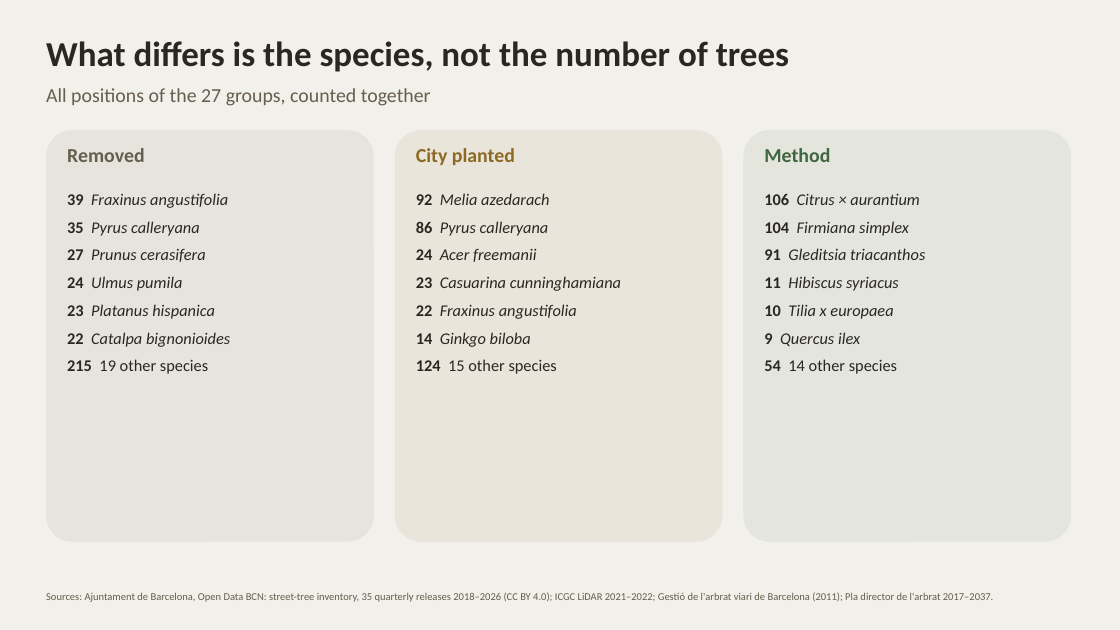
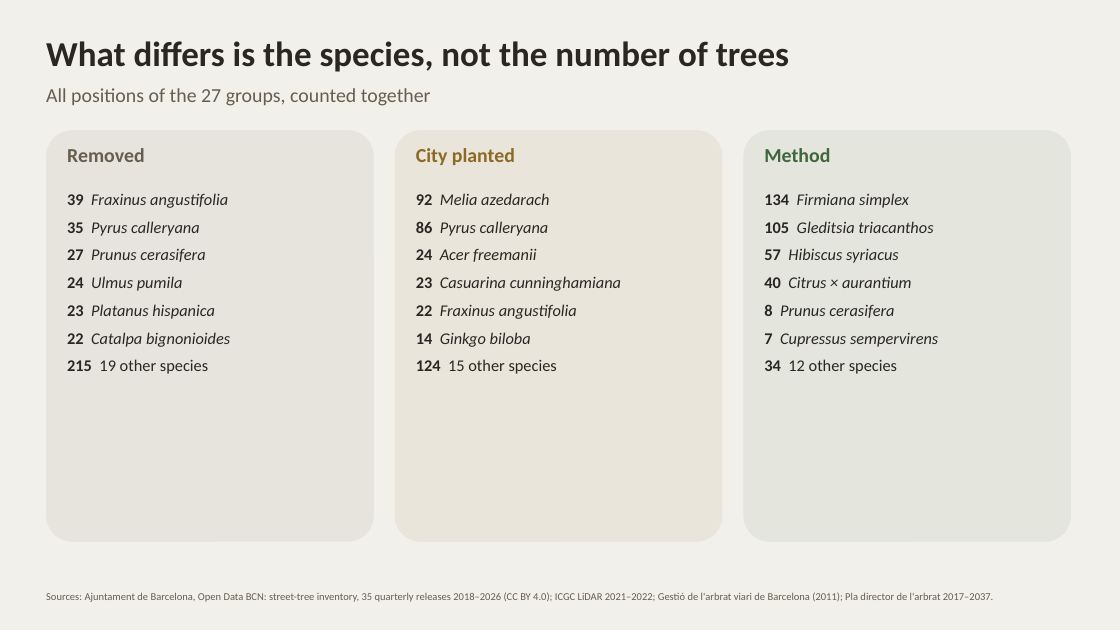
Before and after one commit to giofox96/shade-and-sponge, a slide deck: slide 10 of slides/backtest_works.pptx (slide 9 before the commit). Drawn at 1120x630 pixels with LibreOffice and Linux fonts; fonts in the diff are those of the drawing. Boxes give left, top, right and bottom in pixels: in the first picture for what was removed or moved away, otherwise in the second. Text is boxed around its words. In the diff, an @@ line names an element or a change of style, - is before the commit and + after.

```diff
--- a/slides/backtest_works.pptx
+++ b/slides/backtest_works.pptx
@@ text at (764,193,938,374): text changed @@
-106 Citrus × aurantium
-104 Firmiana simplex
-91 Gleditsia triacanthos
-11 Hibiscus syriacus
-10 Tilia x europaea
-9 Quercus ilex
-54 14 other species
+134 Firmiana simplex
+105 Gleditsia triacanthos
+57 Hibiscus syriacus
+40 Citrus × aurantium
+8 Prunus cerasifera
+7 Cupressus sempervirens
+34 12 other species
```
Also in this commit, not shown: 7 other slides changed, 1 slide added, 3 other files.
